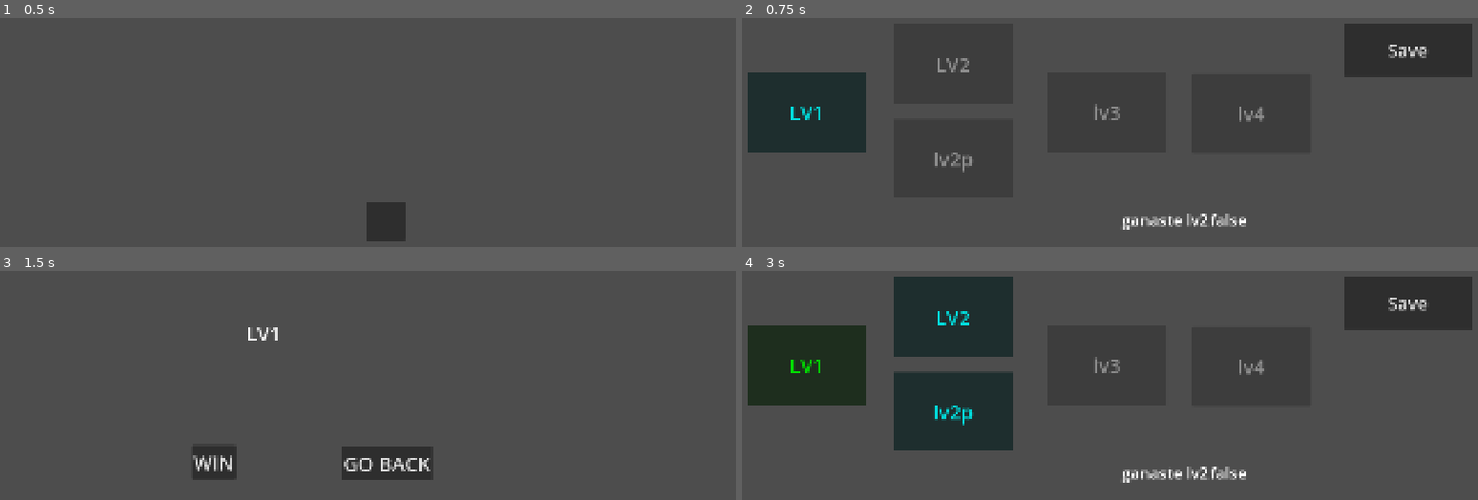
Above: before the commit, frames 1-4 (two rows, left to right).
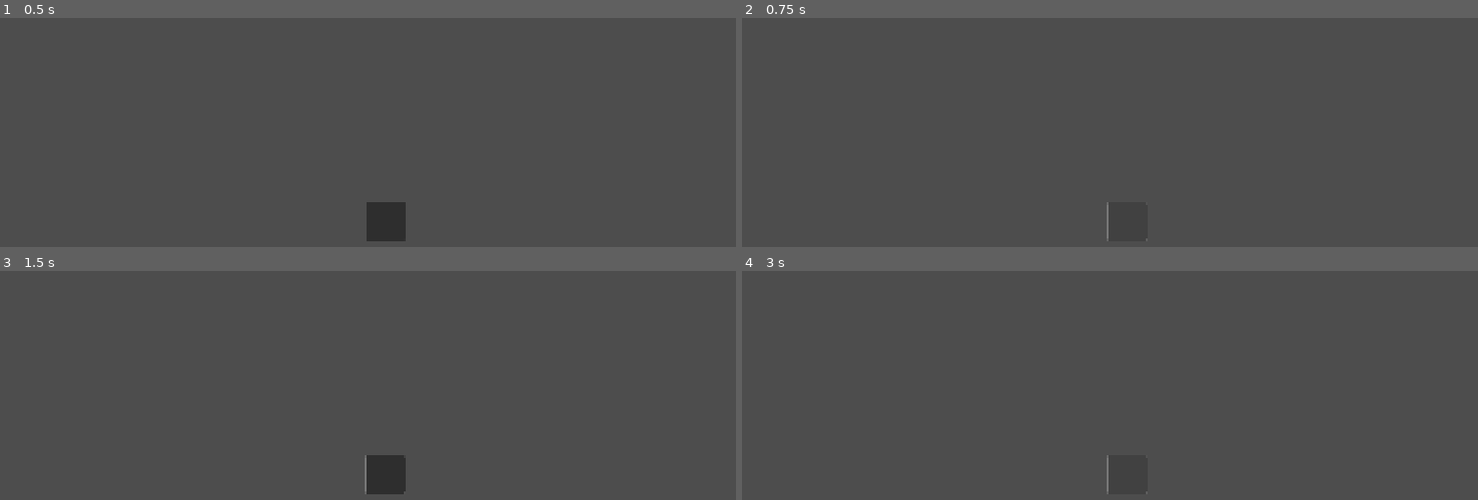
Above: after the commit, the same moments.

Repository: diablohumastudio/NvC-Data-Systems
Game: Godot game, scene res://main.tscn
The game is run twice, just before and just after one commit, with the same random seed, the same clock (stepped at 60 frames per second) and the same inputs.
Inputs (mouse positions are in pixels of both pictures, inside the frame that each line leads up to):
- Up to frame 1 (0.5 s): no input
- Up to frame 2 (0.75 s): click (1124, 221) at 0.5 s
- Up to frame 3 (1.5 s): click (66, 364) at 1.25 s, where only the run before the commit has a clickable "LV1"
- Up to frame 4 (3 s): click (955, 461) at 2 s, where only the run before the commit has a clickable "WIN"; click (1132, 463) at 2.75 s, where only the run before the commit has a clickable "GO BACK"

Frame 1 is identical in both runs. In frame 2, 11% of the frame differs, in the area x 0-100%, y 2-97%; in frame 3, 2.5%; in frame 4, 22%.
Error after the commit: Parse Error: Identifier "GC" not declared in the current scope. (res://screens/pre_menu/pre_menu.gd:4)

Commit message:
Global constants implemented

Diff:
--- /dev/null
+++ b/global_systems/global_constants/global_constants.gd
@@ -0,0 +1,8 @@
+extends Node
+
+const SCREENS_UIDS: Dictionary = {
+	"PREMENU": "uid://b1oj3ekgb440y",
+	"MENU": "uid://iinlpvu7gc2e",
+	"GAME": "uid://c2b4jldseu5vs",
+	"ACHIEVEMENTS": "uid://bbsi2yvced0xh",
+}
--- a/screens/game/game.gd
+++ b/screens/game/game.gd
@@ -7,7 +7,7 @@
 	%LevelNamePresenter.text = level.level_name
 
 func _on_win_btn_pressed() -> void:
-	ActionConditionSystem.set_action(Action.new(Action.TYPES.LV_COMPLTD, Action.PayLvCompl.new(level.id)))
+	ACS.set_action(Action.new(Action.TYPES.LV_COMPLTD, Action.PayLvCompl.new(level.id)))
 
 func _on_go_back_btn_pressed() -> void:
-	get_tree().change_scene_to_file("res://screens/menu/menu.tscn")
+	SMS.change_scene(GC.SCREENS_UIDS.MENU)
--- a/screens/menu/level_btn/level_btn.gd
+++ b/screens/menu/level_btn/level_btn.gd
@@ -20,4 +20,4 @@
 		disabled = true
 
 func _on_pressed() -> void:
-	SceneManagerSystem.change_scene(load("res://screens/game/game.tscn"), {"level": level})
+	SMS.change_scene(GC.SCREENS_UIDS.GAME, {"level": level})
--- a/screens/pre_menu/pre_menu.gd
+++ b/screens/pre_menu/pre_menu.gd
@@ -1,4 +1,4 @@
 extends Control
 
 func _on_button_pressed() -> void:
-	SceneManagerSystem.change_scene(load("res://screens/menu/menu.tscn"))
+	SMS.change_scene(GC.SCREENS_UIDS.MENU)
Not shown, added: global_systems/global_constants/global_constants.gd.uid
